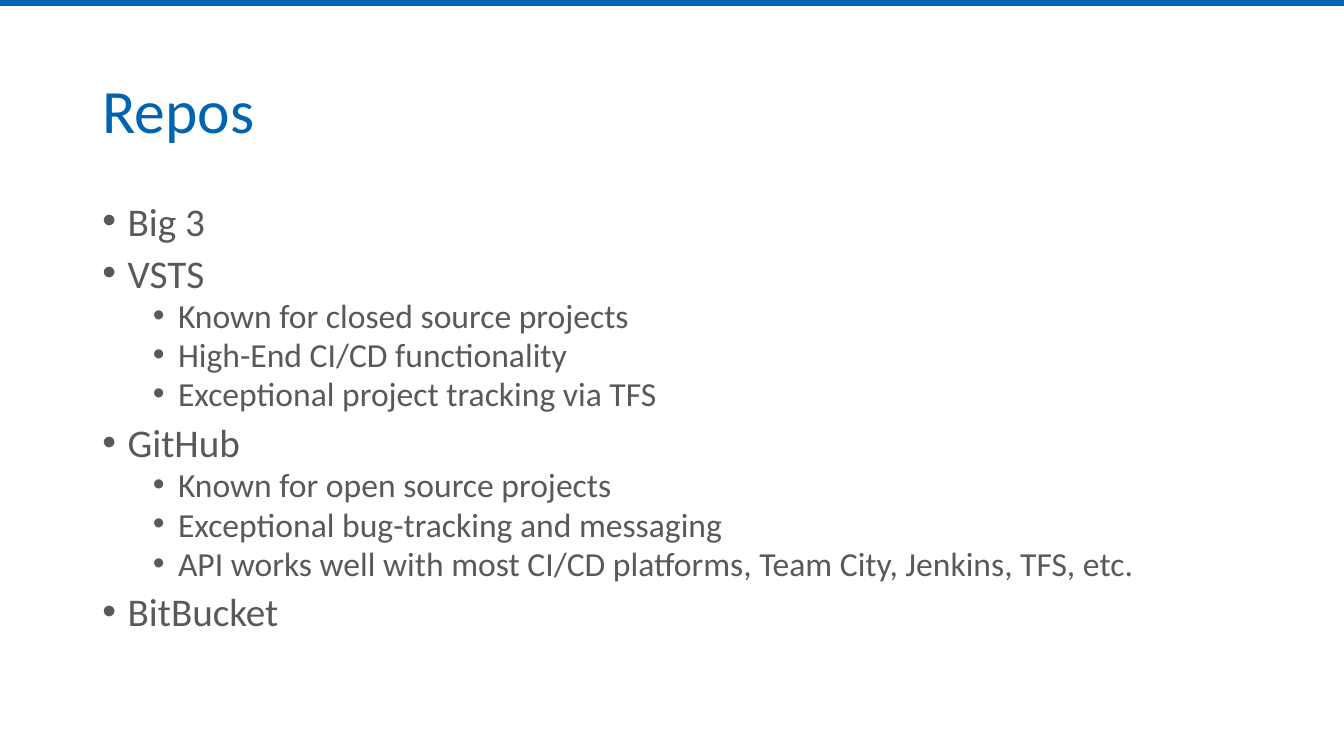
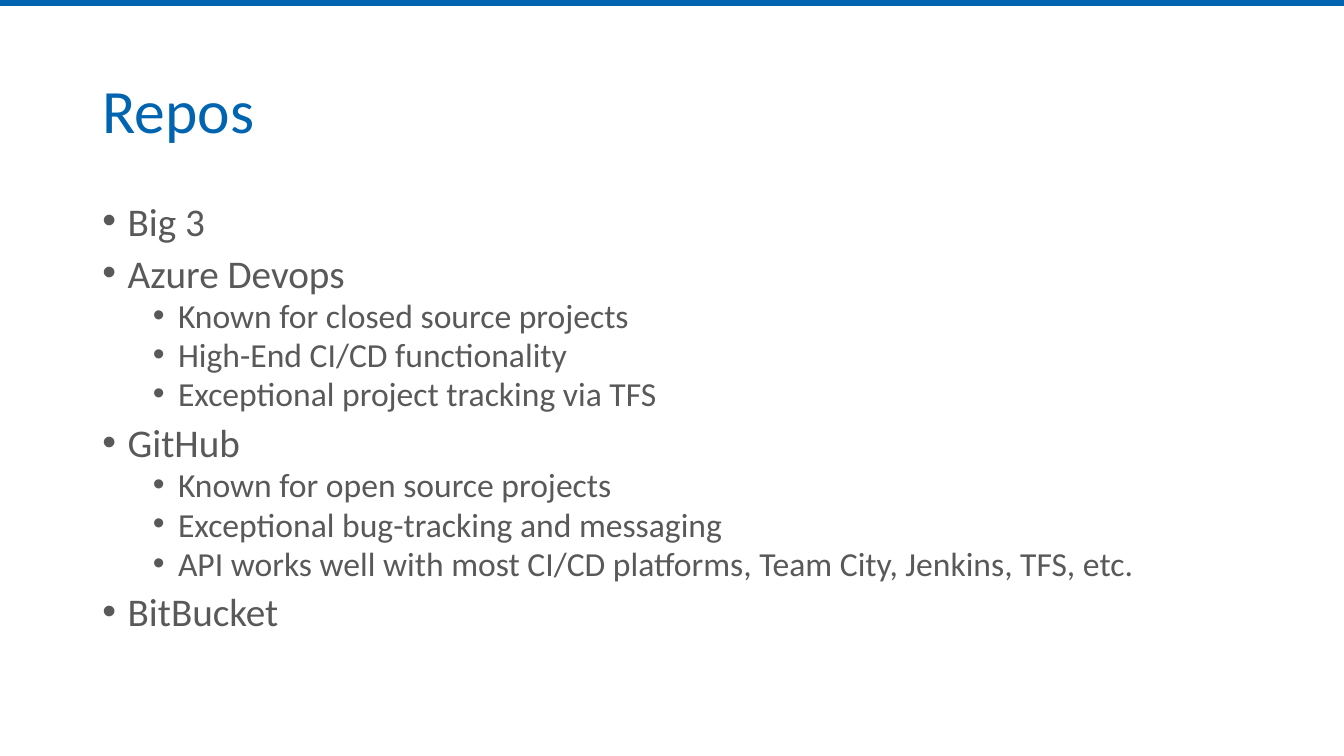
Before and after one commit to jmreynolds/Git-For-Normal-Developers, a slide deck: slide 17 of Slides/Git for the Normal Developer.pptx (slide 16 before the commit). Drawn at 1344x756 pixels with LibreOffice and Linux fonts; fonts in the diff are those of the drawing. Boxes give left, top, right and bottom in pixels: in the first picture for what was removed or moved away, otherwise in the second. Text is boxed around its words. In the diff, an @@ line names an element or a change of style, - is before the commit and + after.

```diff
--- a/Slides/Git for the Normal Developer.pptx
+++ b/Slides/Git for the Normal Developer.pptx
@@ text at (x1=128, y1=263, x2=345, y2=295): text changed @@
-• VSTS
+• Azure Devops
```
Also in this commit, not shown: 5 other slides changed, 1 slide added.
